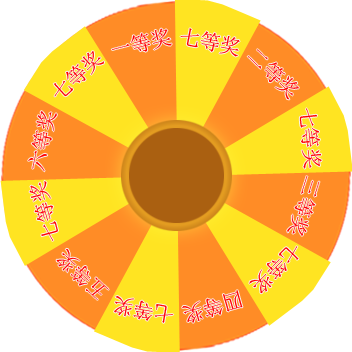
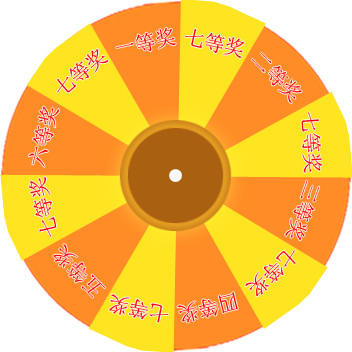
Revision of a layered 352 x 352 image; what changed, layer by layer:
painted on "七等奖 副本 5" over [299, 108, 322, 173]
painted on "七等奖 副本 4" over [245, 246, 299, 296]
painted on "七等奖 副本 3" over [109, 294, 174, 323]
painted on "七等奖 副本 2" over [29, 176, 58, 241]
painted on "七等奖 副本" over [53, 49, 109, 97]
painted on "七等奖" over [180, 28, 244, 58]
painted on "二等奖 副本 4" over [28, 106, 59, 172]
painted on "二等奖 副本 3" over [53, 244, 109, 300]
painted on "二等奖 副本 2" over [177, 290, 243, 323]
painted on "二等奖 副本" over [285, 176, 320, 241]
painted on "二等奖" over [247, 49, 302, 103]
painted on "一等奖" over [111, 28, 176, 52]
added layer "图层 4 副本" above "图层 5" over [169, 169, 182, 182]
painted on "图层 5" over [127, 127, 225, 224]
painted on "图层 4" over [119, 119, 233, 232]
painted on "形状 2 副本 5" over [177, 176, 331, 329]
painted on "形状 2 副本 4" over [88, 177, 180, 352]
painted on "形状 2 副本 3" over [0, 174, 176, 266]
painted on "形状 2 副本 2" over [23, 23, 178, 175]
painted on "形状 2 副本" over [178, 86, 352, 178]
painted on "形状 2" over [174, 0, 266, 174]
painted on "图层 3" over [0, 0, 352, 352]
